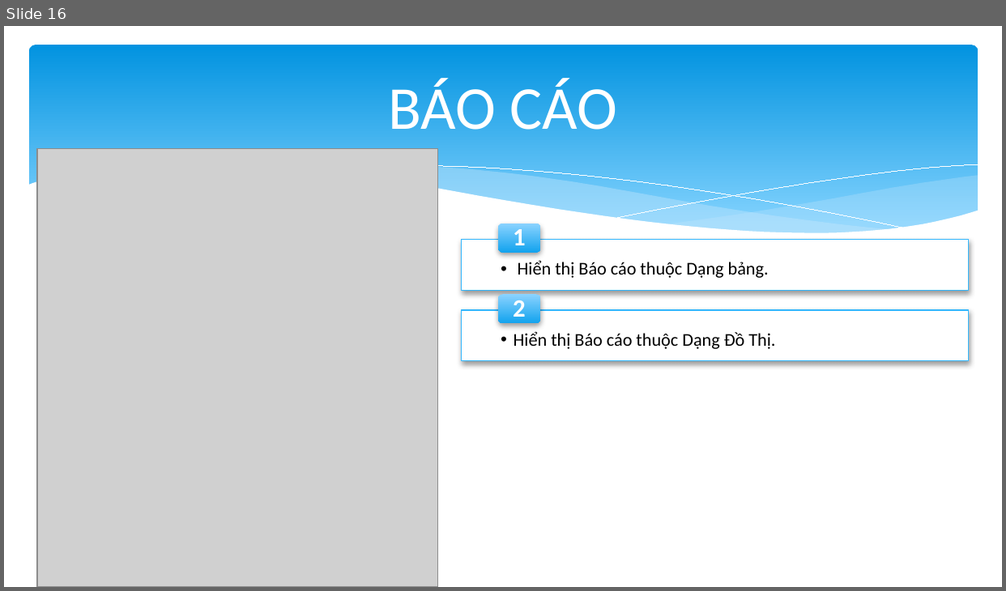
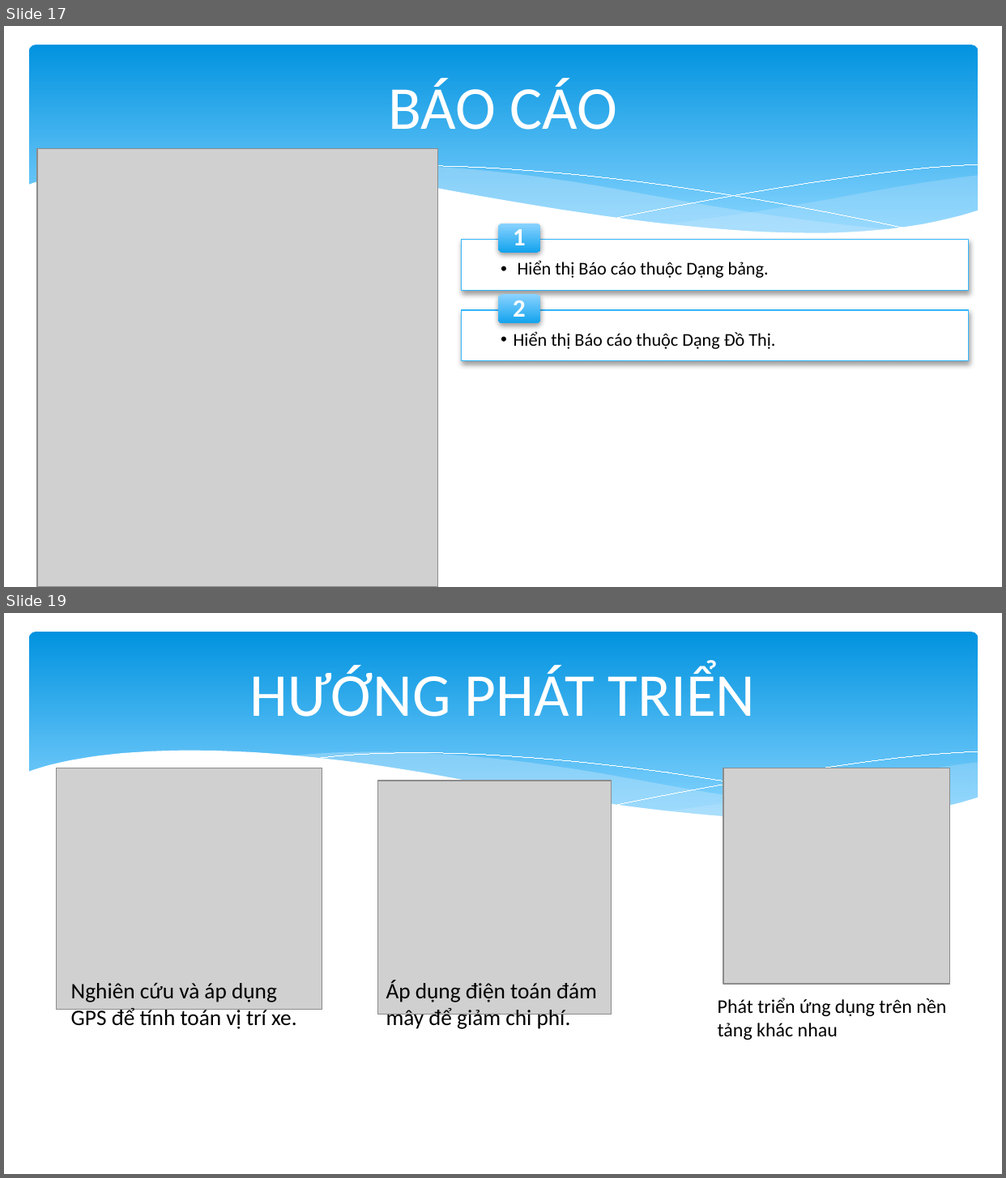
Before and after one commit to quoctrungdh/TaxiApp, a slide deck: BaoCao.pptx. Shown one above the other, each under a label of ours: slide 16 before the commit, slides 17 and 19 after it; the slides between them are not shown. The pictures are 1006x591 and 1006x1178 pixels, drawn with LibreOffice and Linux fonts; fonts in the diff are those of the drawing; grey boxes stand for pictures. Boxes give left, top, right and bottom in pixels: in the first picture for what was removed or moved away, otherwise in the second. Text is boxed around its words. In the diff, an @@ line names an element or a change of style, - is before the commit and + after.

```diff
--- a/BaoCao.pptx
+++ b/BaoCao.pptx
@@ slide 19 added at (4,613,1002,1174), background #FFFFFF; not listed: 6 template elements that a slide beside it also shows @@
@@ title added at (250,666,756,717), 44 pt, text #FFFFFF @@
+HƯỚNG PHÁT TRIỂN
@@ picture added at (56,768,322,1009) @@
@@ picture added at (378,781,612,1014) @@
@@ picture added at (723,768,950,984) @@
@@ text added at (71,982,297,1029), 16 pt, text #000000 @@
+Nghiên cứu và áp dụng GPS để tính toán vị trí xe.
@@ text added at (386,980,597,1030), 16 pt, text #000000 @@
+Áp dụng điện toán đám mây để giảm chi phí.
@@ text added at (718,998,946,1040), 14 pt, text #000000 @@
+Phát triển ứng dụng trên nền tảng khác nhau
@@ what was slide 16 is now slide 17 @@
```
Also in this commit, not shown: 2 slides changed, 3 other slides added, 1 slide removed.
